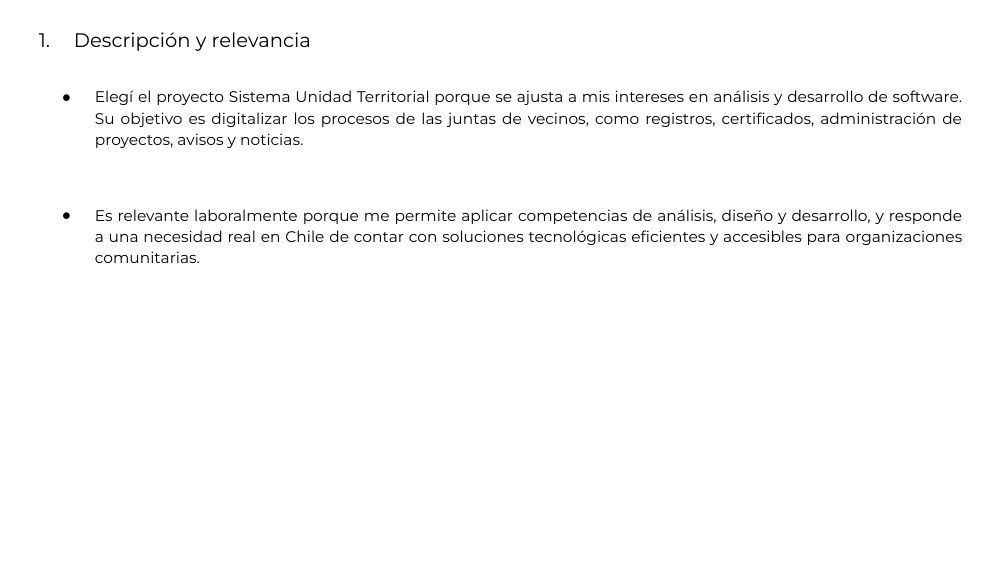
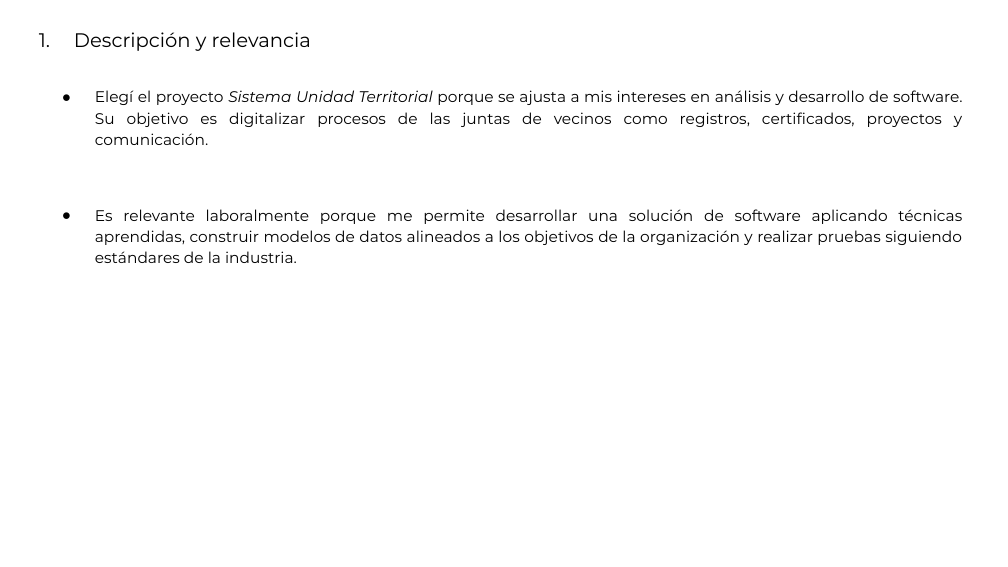
Before and after one commit to mauriciopinavalenzuela/CAPSTONE, a slide deck: slide 2 of DOCUMENTOS FASE1/evidencias grupales/Presentación_Proyecto.pptx. Drawn at 1008x567 pixels with LibreOffice and Linux fonts; fonts in the diff are those of the drawing. Boxes give left, top, right and bottom in pixels: in the first picture for what was removed or moved away, otherwise in the second. Text is boxed around its words. In the diff, an @@ line names an element or a change of style, - is before the commit and + after.

```diff
--- a/DOCUMENTOS FASE1/evidencias grupales/Presentación_Proyecto.pptx
+++ b/DOCUMENTOS FASE1/evidencias grupales/Presentación_Proyecto.pptx
@@ text at (x1=95, y1=90, x2=963, y2=263): text changed @@
-● Elegí el proyecto Sistema Unidad Territorial porque se ajusta a mis intereses en análisis y desarrollo de software. Su objetivo es digitalizar los procesos de las juntas de vecinos, como registros, certificados, administración de proyectos, avisos y noticias.
-● Es relevante laboralmente porque me permite aplicar competencias de análisis, diseño y desarrollo, y responde a una necesidad real en Chile de contar con soluciones tecnológicas eficientes y accesibles para organizaciones comunitarias.
+● Elegí el proyecto Sistema Unidad Territorial porque se ajusta a mis intereses en análisis y desarrollo de software. Su objetivo es digitalizar procesos de las juntas de vecinos como registros, certificados, proyectos y comunicación.
+● Es relevante laboralmente porque me permite desarrollar una solución de software aplicando técnicas aprendidas, construir modelos de datos alineados a los objetivos de la organización y realizar pruebas siguiendo estándares de la industria.
```
Also in this commit, not shown: 3 other slides changed.
